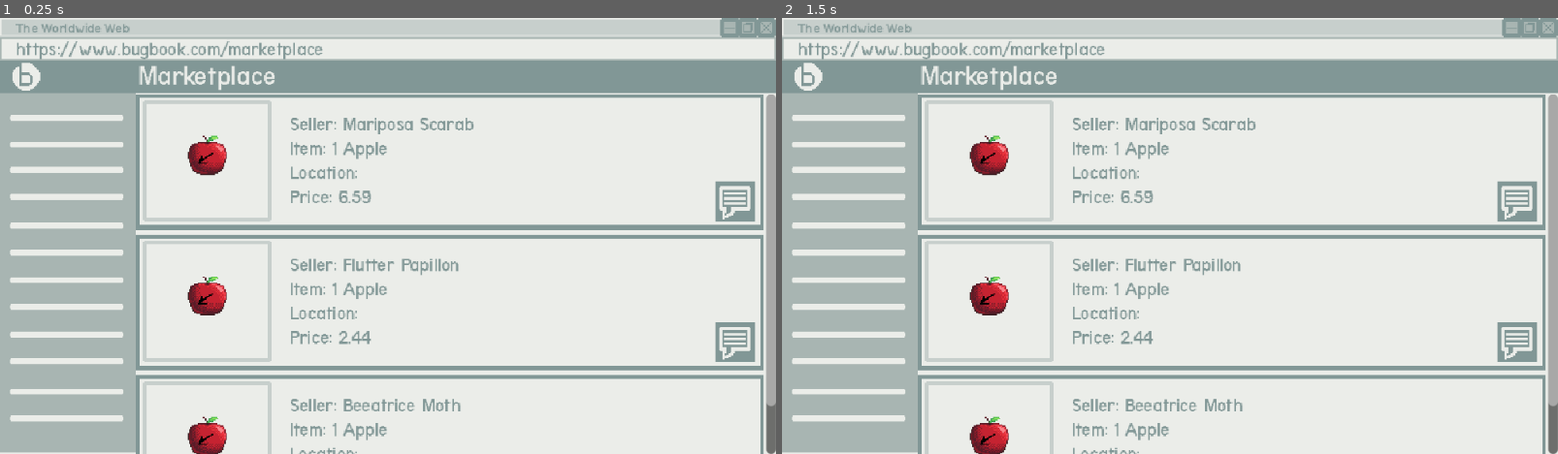
Above: before the commit, frames 1-2 (left to right).
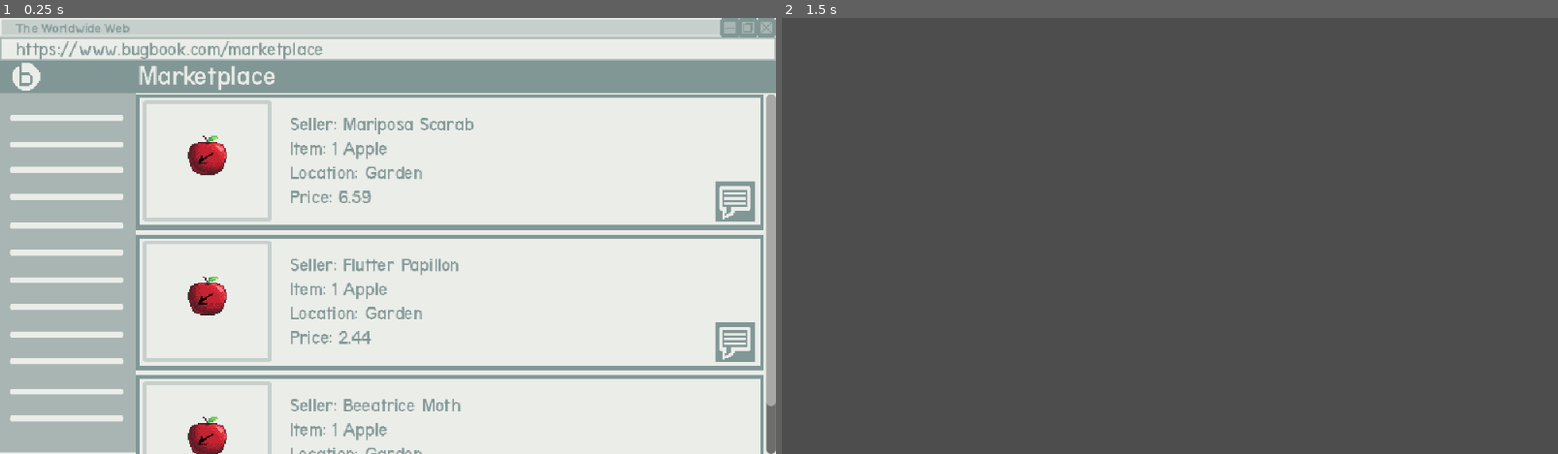
Above: after the commit, the same moments.

Repository: colejparker/brackeysgamejam2026_1
Game: Godot game, scene res://src/marketplace/marketplace.tscn
The game is run twice, just before and just after one commit, with the same random seed, the same clock (stepped at 60 frames per second) and the same inputs. This scene is started directly instead of the project's main scene.
Inputs (mouse positions are in pixels of both pictures, inside the frame that each line leads up to):
- Up to frame 1 (0.25 s): no input
- Up to frame 2 (1.5 s): click (1519, 201) at 0.52 s; tap Enter at 1.25 s; move the mouse to (1340, 214) at 1.27 s; hold Right (moveRight) from 1.28 s (still down); tap R (rotate) at 1.35 s; click (1340, 214) at 1.42 s

The runs differ from the first frame. In frame 1, 0.3% of the frame differs, in the area x 47-55%, y 34-100%; in frame 2, 100%, in the area x 0-100%, y 0-100%.

Commit message:
Select a Card

Diff:
--- a/brackeysgamejam-2026-1/src/bugger/ui/money_tracker.gd
+++ b/brackeysgamejam-2026-1/src/bugger/ui/money_tracker.gd
@@ -8,4 +8,4 @@
 	_update_display(new_amount)
 
 func _update_display(amount: int):
-	text = "Money: " + str(amount)
+	text = "Bugbucks: " + str(amount)
--- a/brackeysgamejam-2026-1/src/global/CardData.gd
+++ b/brackeysgamejam-2026-1/src/global/CardData.gd
@@ -5,3 +5,4 @@
 var quantity: int
 var price: float
 var seller_name: String
+var location: String
--- a/brackeysgamejam-2026-1/src/global/game.gd
+++ b/brackeysgamejam-2026-1/src/global/game.gd
@@ -1,8 +1,6 @@
 extends Node
 
-@export var next_bugger_level: PackedScene = preload("res://src/bugger/levels/bugger_1.tscn")
-@export var next_furniture_item: Array[FurnitureData]
-@export var cost_of_next_item: float = 1.0
+@export var selected_card_data: CardData
 var inventory: Array[FurnitureData] = []
 var selected_inventory_slot = 0
 
@@ -17,8 +15,11 @@
 signal add_item_to_inventory(name: String)
 signal remove_item_from_inventory(name: String)
 signal inventory_updated()
+signal card_selected()
 
 var furniture_catalog: Dictionary[String, FurnitureData] = {}
+
+@export var garden_level: PackedScene = preload("res://src/bugger/levels/bugger_1.tscn")
 
 func _ready():
 	process_mode = Node.PROCESS_MODE_ALWAYS
@@ -39,7 +40,9 @@
 	money -= floor(money/2)
 
 func load_next_bugger_level():
-	get_tree().change_scene_to_packed(next_bugger_level)
+	if selected_card_data:
+		if selected_card_data.location == "Garden":
+			get_tree().change_scene_to_packed(garden_level)
 
 func prepare_furniture_catalog():
 	const FURNITURE_RESOURCE_DIR = "res://src/global/Furniture(Resources)/"
@@ -72,6 +75,7 @@
 		card_data.quantity = num_items
 		card_data.price = rng.randf_range(3.0, 10.0) * (num_items * 0.75)
 		card_data.price = round(card_data.price * 100.0) / 100.0
+		card_data.location = "Garden"
 		card_data.seller_name = first_names.pick_random() + " " + last_names.pick_random()
 
 		current_cards.append(card_data)
@@ -104,3 +108,7 @@
 	if index_to_remove >= 0:
 		inventory.remove_at(index_to_remove)
 	inventory_updated.emit()
+
+func select_card_data(card_data: CardData):
+	selected_card_data = card_data
+	card_selected.emit()
--- a/brackeysgamejam-2026-1/src/marketplace/card.gd
+++ b/brackeysgamejam-2026-1/src/marketplace/card.gd
@@ -7,6 +7,7 @@
 @onready var price_label: Label = $Control/VBoxContainer/PriceLabel
 @onready var seller_label: Label = $Control/VBoxContainer/SellerLabel
 @onready var furniture_picture: Sprite2D = $FurniturePicture
+@onready var message_button: TextureButton = $MessageButton
 
 func _ready():
 	furniture_picture.texture = card_data.furniture.texture
@@ -19,3 +20,8 @@
 		item_label.text += "s"
 	price_label.text = "Price: " + str(card_data.price)
 	seller_label.text = "Seller: " + card_data.seller_name
+	location_label.text = "Location: " + card_data.location
+	message_button.pressed.connect(_click_card)
+
+func _click_card():
+	Game.select_card_data(card_data)
--- a/brackeysgamejam-2026-1/src/marketplace/marketplace.gd
+++ b/brackeysgamejam-2026-1/src/marketplace/marketplace.gd
@@ -9,6 +9,7 @@
 
 func _ready():
 	close_button.pressed.connect(_close_marketplace)
+	Game.card_selected.connect(_close_marketplace)
 	_populate_cards()
 
 func _populate_cards():
